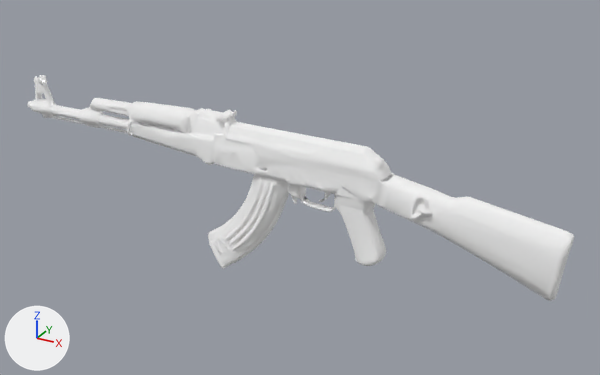
The glTF model models/props/ak.glb, before and after one commit.
The view is the same before and after, from a 50 mm lens placed at (0.613, -0.996, 0.659), pointed at (0.048, 0.032, 0.146). The axes (+X, +Y, +Z) are drawn at lower left. The lights are the same throughout. The older version comes first.

Names of what the first picture shows: 'output_unwrapped'.
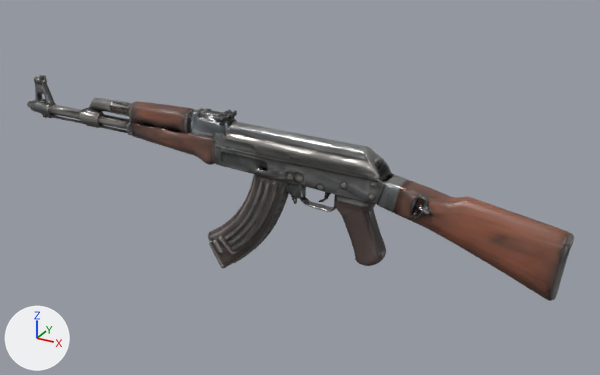
Patch to the scene script:
```diff
--- a/models/props/ak.glb.py
+++ b/models/props/ak.glb.py
@@ img_texture_0_metallic_roughness @@
+img_texture_0_metallic_roughness = load_image('texture_0_metallic_roughness', '_unpacked/texture_0_metallic_roughness', 256, 256, 'Non-Color')
@@ img_normal @@
+img_normal = load_image('normal', '_unpacked/normal', 512, 512, 'Non-Color')
@@ img_texture_0 @@
+img_texture_0 = load_image('texture_0', '_unpacked/texture_0', 1024, 1024, 'sRGB')
@@ mat_bakedmaterial @@
 mat_bakedmaterial = bpy.data.materials.new('BakedMaterial')
-# nodes: BsdfPrincipled, OutputMaterial
-# colours: white #ffffff
+# nodes: BsdfPrincipled, NormalMap, OutputMaterial, SeparateColor, TexImage x3
+# uses the picture img_normal
+# uses the picture img_texture_0
+# uses the picture img_texture_0_metallic_roughness
```

Changed parts and their boxes (x1, y1, x2, y2) in the pictures (600 x 375 px):
'output_unwrapped', surface changed (darker)
    both: (27, 75, 574, 301)
